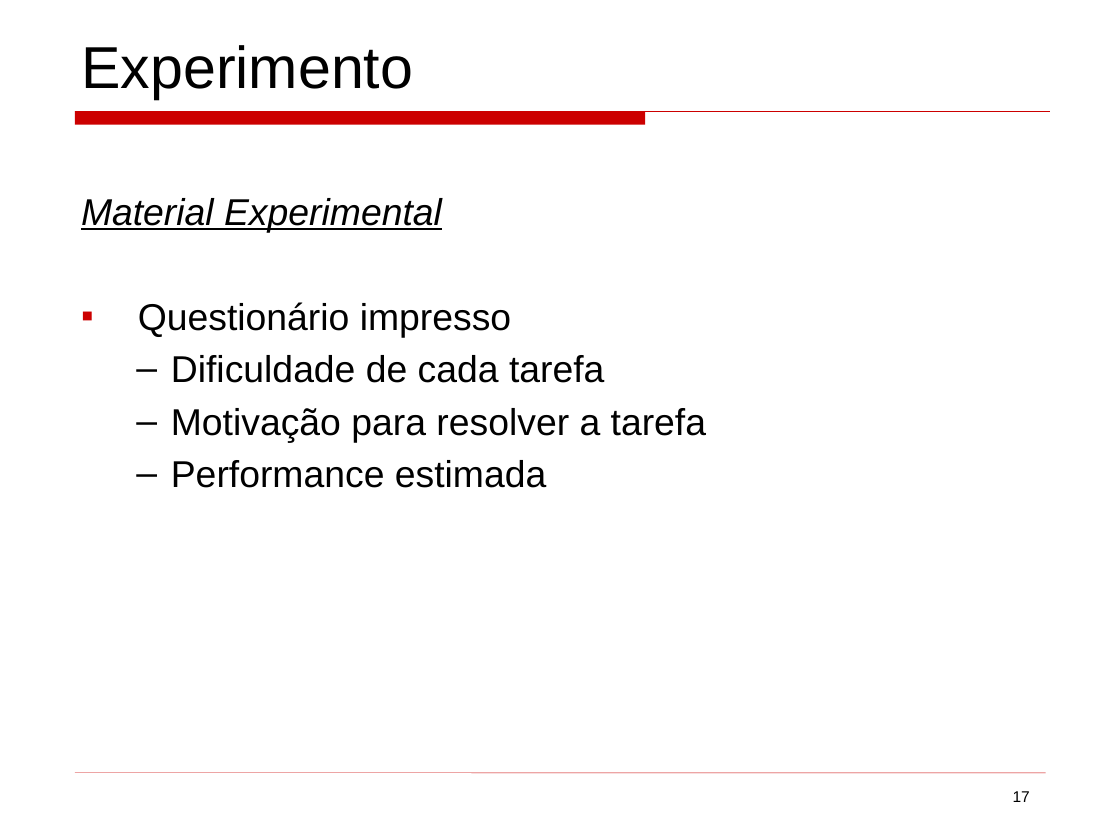
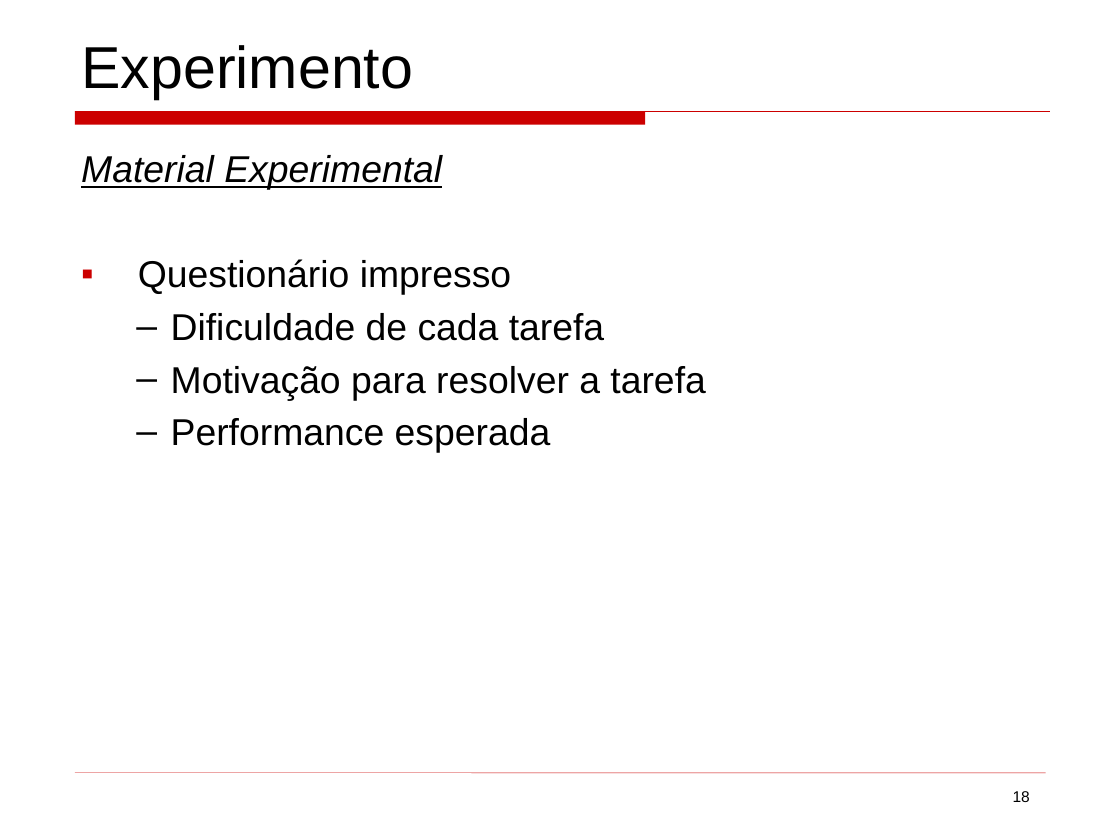
Before and after one commit to mateus51/TPs, a slide deck: slide 18 of ArqSoft/Seminários/background_colors_program_comprehension.ppt (slide 17 before the commit). Drawn at 1120x840 pixels with LibreOffice and Linux fonts; fonts in the diff are those of the drawing. Boxes give left, top, right and bottom in pixels: in the first picture for what was removed or moved away, otherwise in the second. Text is boxed around its words. In the diff, an @@ line names an element or a change of style, - is before the commit and + after.

```diff
--- a/ArqSoft/Seminários/background_colors_program_comprehension.ppt
+++ b/ArqSoft/Seminários/background_colors_program_comprehension.ppt
@@ text "Material Experimental": place and size @@
-text "Material Experimental" at bbox=[81, 198, 706, 488]
+text "Material Experimental" at bbox=[81, 155, 705, 453]
@@ text at bbox=[171, 418, 551, 453]: text changed @@
-  – Performance estimada
+  – Performance esperada
@@ page number at bbox=[1013, 791, 1030, 802]: text changed @@
-17
+18
```
Also in this commit, not shown: 19 other slides changed, 2 slides added, 1 slide removed, 3 other files.
